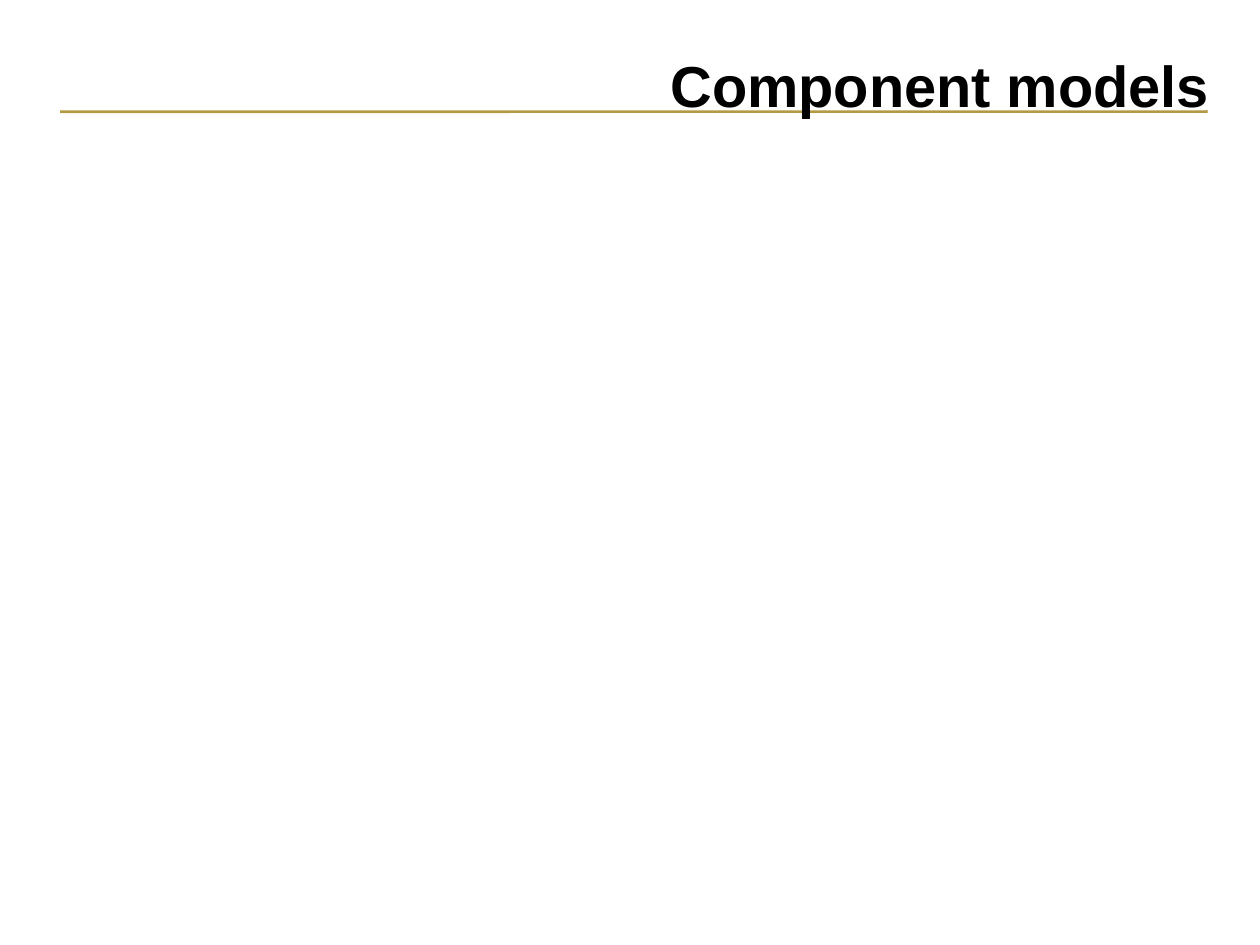
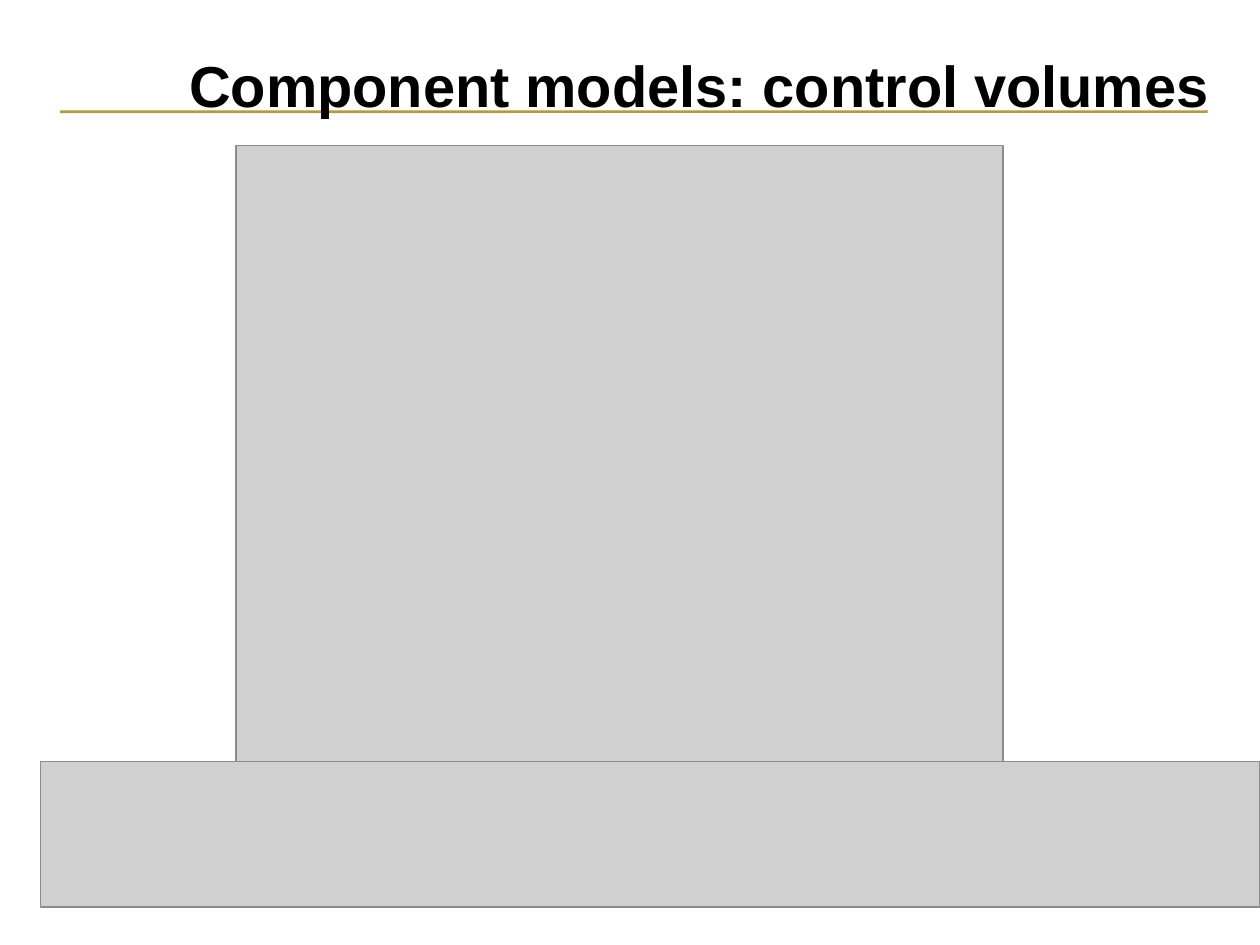
Before and after one commit to ESP-rCommunity/ESPrExtras, a slide deck: slide 7 of training/NRCan_course_materials/plant_network/plant_network.pln.ppt (slide 5 before the commit). Drawn at 1260x945 pixels with LibreOffice and Linux fonts; fonts in the diff are those of the drawing; grey boxes stand for pictures. Boxes give left, top, right and bottom in pixels: in the first picture for what was removed or moved away, otherwise in the second. Text is boxed around its words. In the diff, an @@ line names an element or a change of style, - is before the commit and + after.

```diff
--- a/training/NRCan_course_materials/plant_network/plant_network.pln.ppt
+++ b/training/NRCan_course_materials/plant_network/plant_network.pln.ppt
@@ title at bbox=[189, 65, 1208, 117]: text changed @@
-Component models
+Component models: control volumes
@@ picture added at bbox=[236, 146, 1003, 767] @@
@@ picture added at bbox=[40, 761, 1260, 907] @@
```
Also in this commit, not shown: 1 other slide changed, 9 slides added, 2 slides removed.
